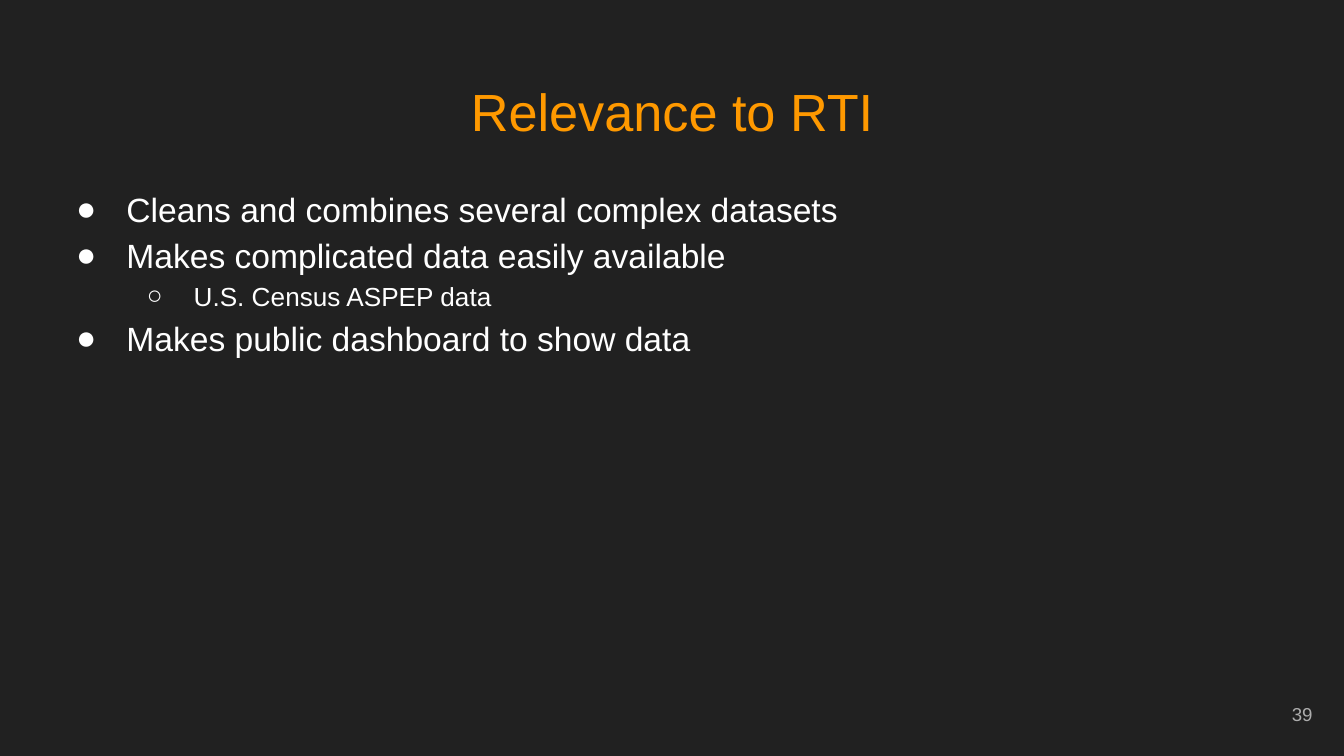
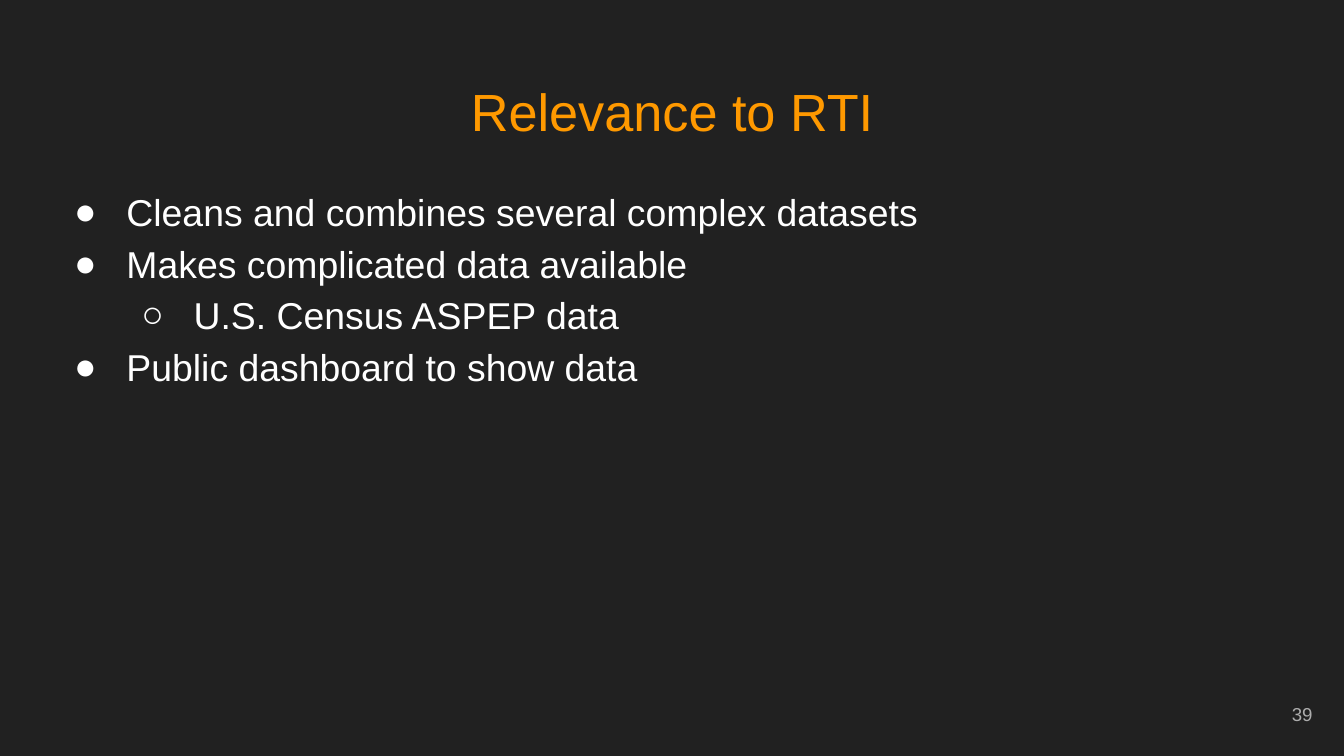
Before and after one commit to jacobkap/crimedatatool, a slide deck: slide 39 of kaplan_job_talk.pptx. Drawn at 1344x756 pixels with LibreOffice and Linux fonts; fonts in the diff are those of the drawing. Boxes give left, top, right and bottom in pixels: in the first picture for what was removed or moved away, otherwise in the second. Text is boxed around its words. In the diff, an @@ line names an element or a change of style, - is before the commit and + after.

```diff
--- a/kaplan_job_talk.pptx
+++ b/kaplan_job_talk.pptx
@@ text at (126,199,918,330): size 18 to 20 pt in "Cleans and combines several complex datasets"; size 14 to 20 pt in "U.S. Census ASPEP data"; indent changed @@
@@ text at (126,251,687,286): text changed; size 18 to 20 pt @@
-● Makes complicated data easily available
+● Makes complicated data available
@@ text at (126,354,638,382): text changed; size 18 to 20 pt @@
-● Makes public dashboard to show data
+● Public dashboard to show data
```
Also in this commit, not shown: 4 other slides changed.
